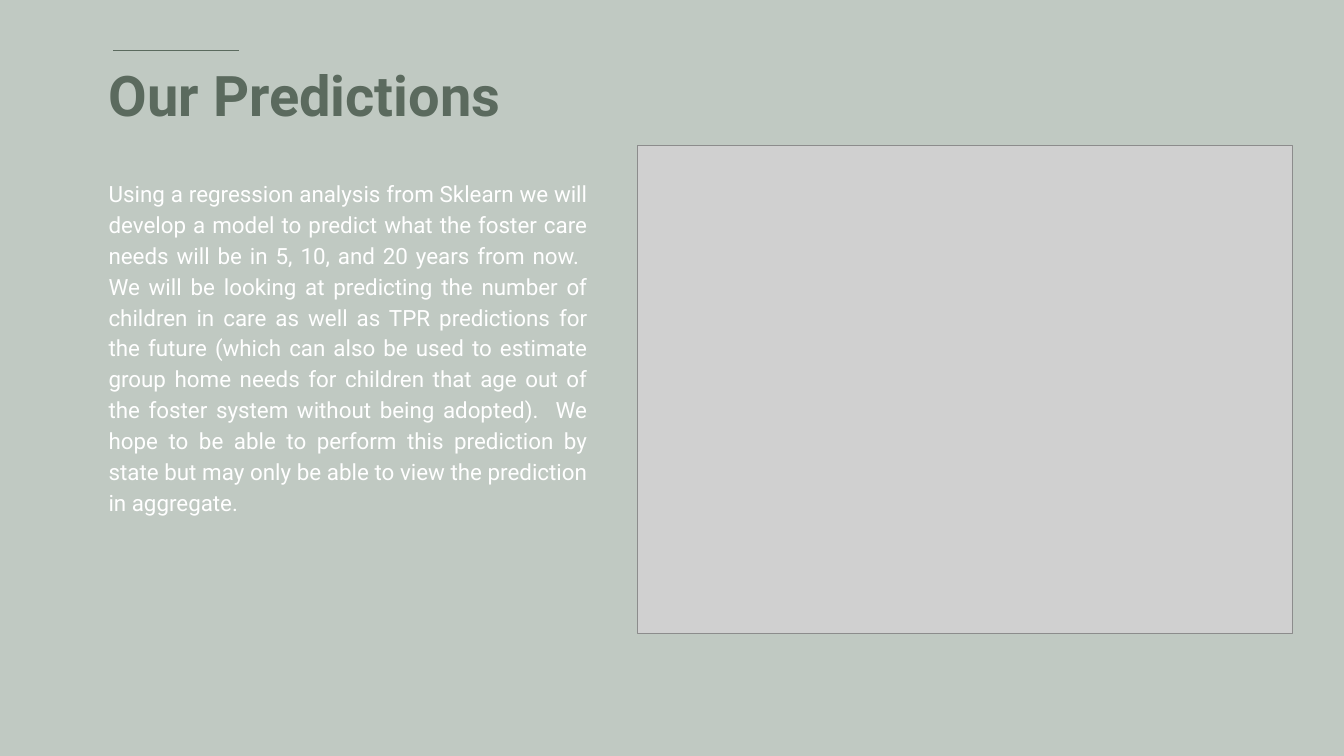
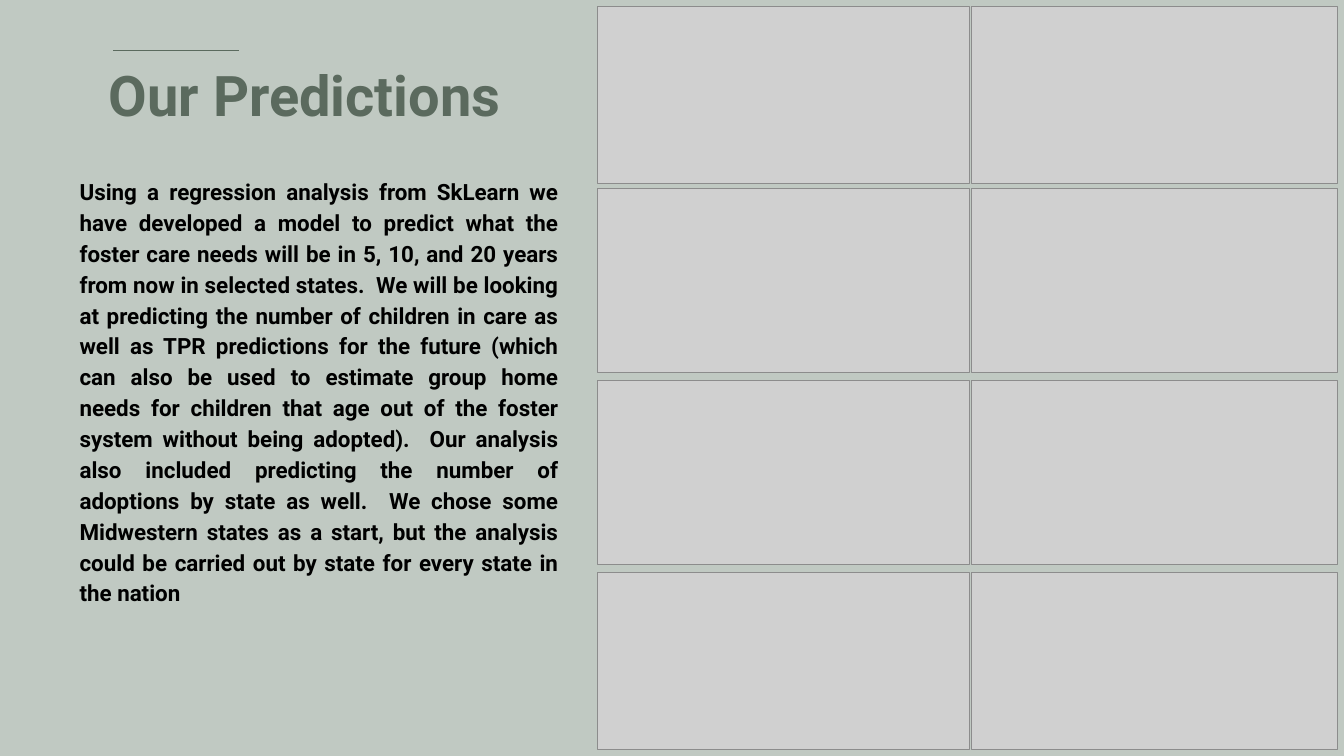
Before and after one commit to gemelodyyu/Trends-in-Foster-Care-and-Adoption, a slide deck: slide 6 of Power Point/Project 3-Trends in Foster Care.pptx. Drawn at 1344x756 pixels with LibreOffice and Linux fonts; fonts in the diff are those of the drawing; grey boxes stand for pictures. Boxes give left, top, right and bottom in pixels: in the first picture for what was removed or moved away, otherwise in the second. Text is boxed around its words. In the diff, an @@ line names an element or a change of style, - is before the commit and + after.

```diff
--- a/Power Point/Project 3-Trends in Foster Care.pptx
+++ b/Power Point/Project 3-Trends in Foster Care.pptx
@@ picture added at box(598, 6, 970, 184) @@
@@ picture added at box(972, 6, 1337, 184) @@
@@ picture removed at box(637, 145, 1293, 633) @@
@@ text at box(80, 183, 558, 601): text changed; text colour #FFFFFF to #000000; bold on @@
-Using a regression analysis from Sklearn we will develop a model to predict what the foster care needs will be in 5, 10, and 20 years from now. We will be looking at predicting the number of children in care as well as TPR predictions for the future (which can also be used to estimate group home needs for children that age out of the foster system without being adopted). We hope to be able to perform this prediction by state but may only be able to view the prediction in aggregate.
+Using a regression analysis from SkLearn we have developed a model to predict what the foster care needs will be in 5, 10, and 20 years from now in selected states. We will be looking at predicting the number of children in care as well as TPR predictions for the future (which can also be used to estimate group home needs for children that age out of the foster system without being adopted). Our analysis also included predicting the number of adoptions by state as well. We chose some Midwestern states as a start, but the analysis could be carried out by state for every state in the nation
@@ picture added at box(598, 189, 970, 373) @@
@@ picture added at box(972, 189, 1337, 373) @@
@@ picture added at box(598, 380, 970, 565) @@
@@ picture added at box(972, 380, 1337, 565) @@
@@ picture added at box(598, 573, 970, 750) @@
@@ picture added at box(972, 573, 1337, 750) @@
```
Also in this commit, not shown: 5 other slides changed, 5 slides added, 4 slides removed.
